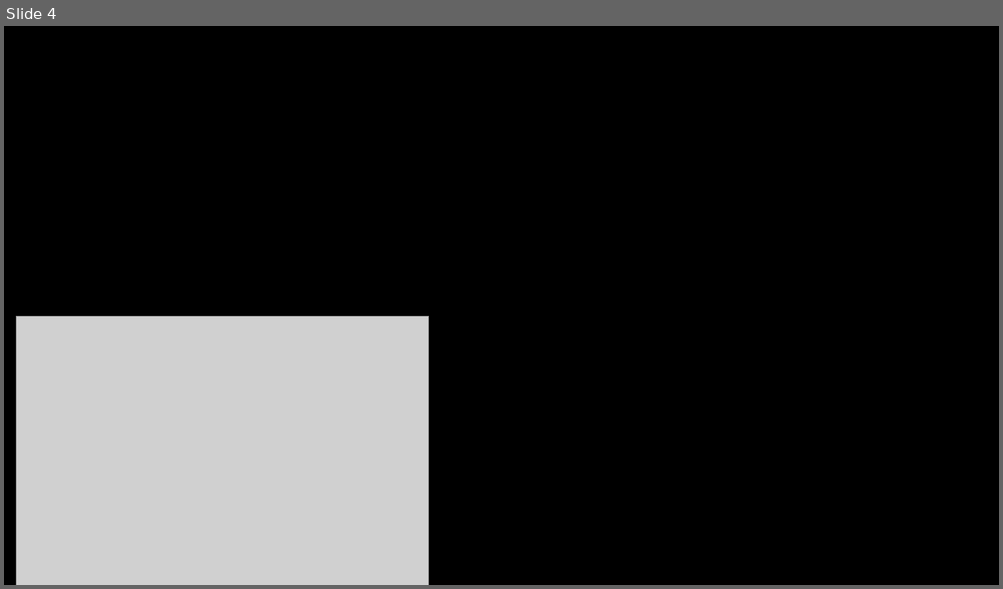
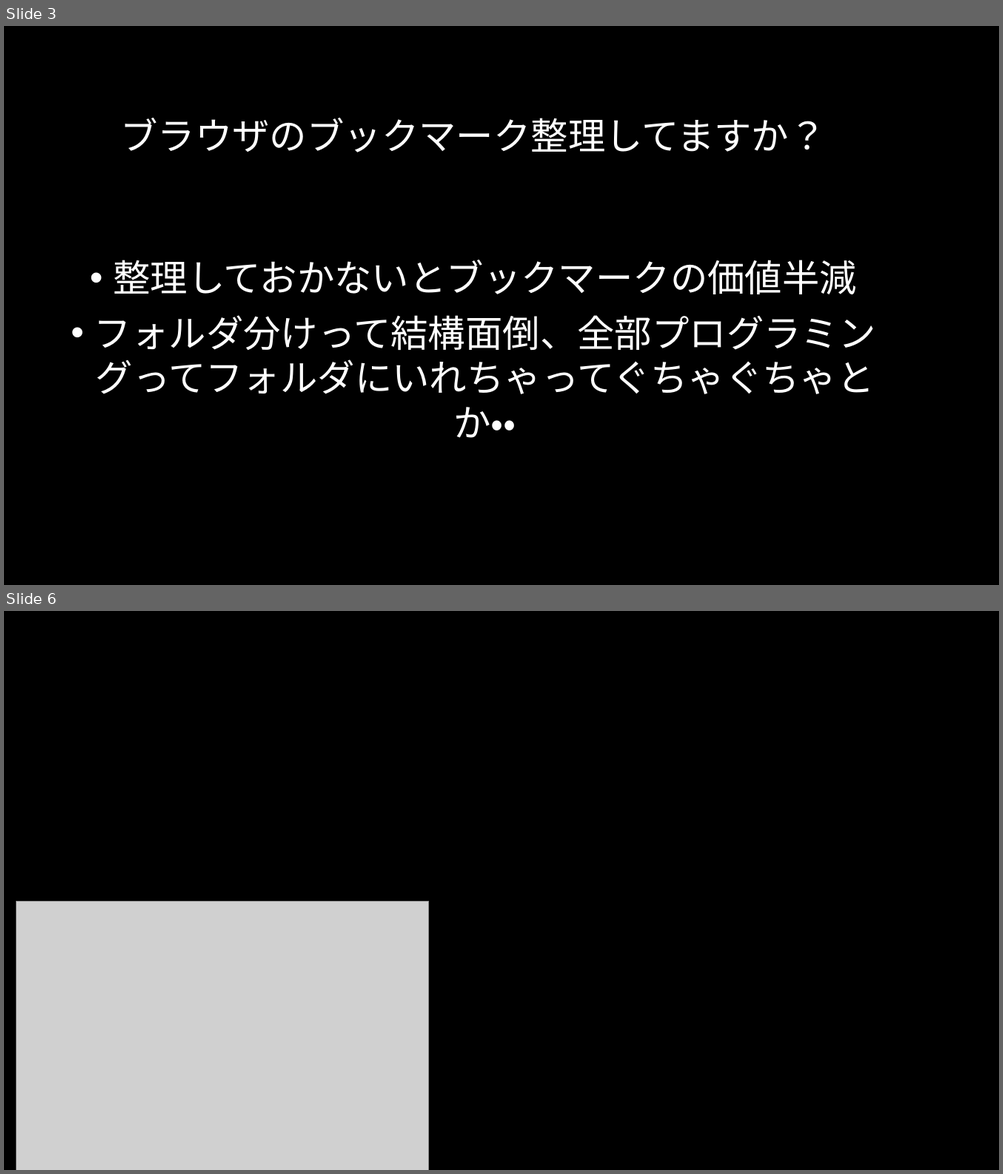
Before and after one commit to Sorarinu/ProjectP2016_F, a slide deck: production-idea/決意表明.pptx. Shown one above the other, each under a label of ours: slide 4 before the commit, slides 3 and 6 after it; the slides between them are not shown. The pictures are 1003x589 and 1003x1174 pixels, drawn with LibreOffice and Linux fonts; fonts in the diff are those of the drawing; grey boxes stand for pictures; background and template pictures are left out. Boxes give left, top, right and bottom in pixels: in the first picture for what was removed or moved away, otherwise in the second. Text is boxed around its words. In the diff, an @@ line names an element or a change of style, - is before the commit and + after.

```diff
--- a/production-idea/決意表明.pptx
+++ b/production-idea/決意表明.pptx
@@ slide 3 added at [4, 26, 999, 585], background picture (left out) @@
@@ title added at [120, 118, 826, 153], 36 pt, text #FFFFFF @@
+ブラウザのブックマーク整理してますか？
@@ text added at [94, 260, 876, 438], 36 pt, text #FFFFFF @@
+• 整理しておかないとブックマークの価値半減
+• フォルダ分けって結構面倒、全部プログラミングってフォルダにいれちゃってぐちゃぐちゃとか・・
@@ what was slide 4 is now slide 6 @@
```
Also in this commit, not shown: 4 slides changed, 1 other slide added.
